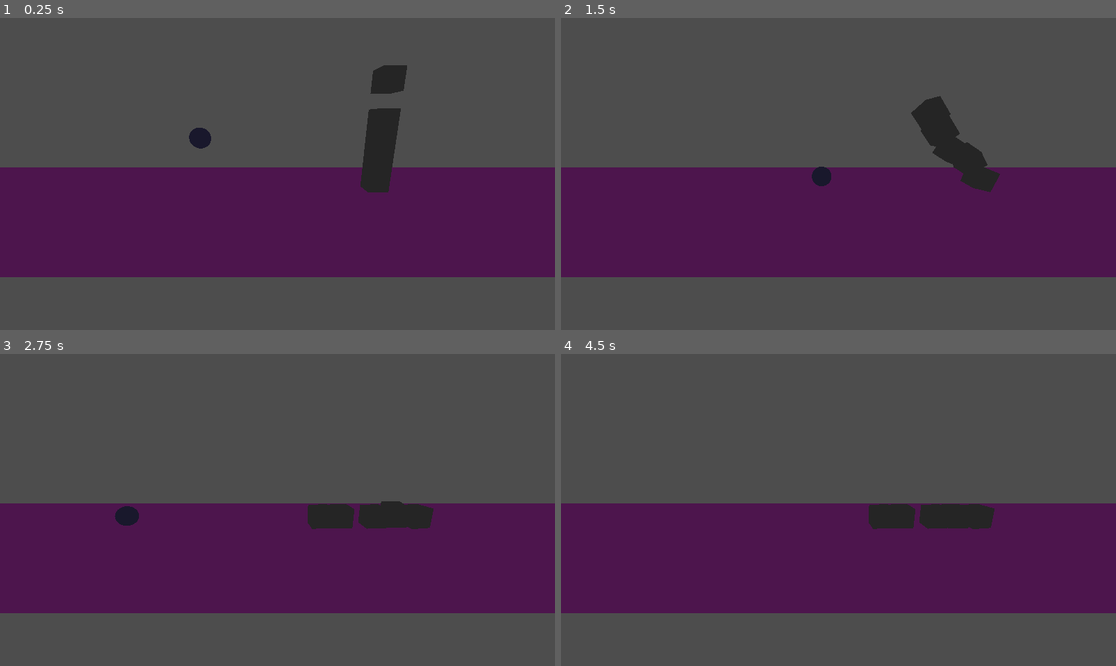
Above: before the commit, frames 1-4 (two rows, left to right).
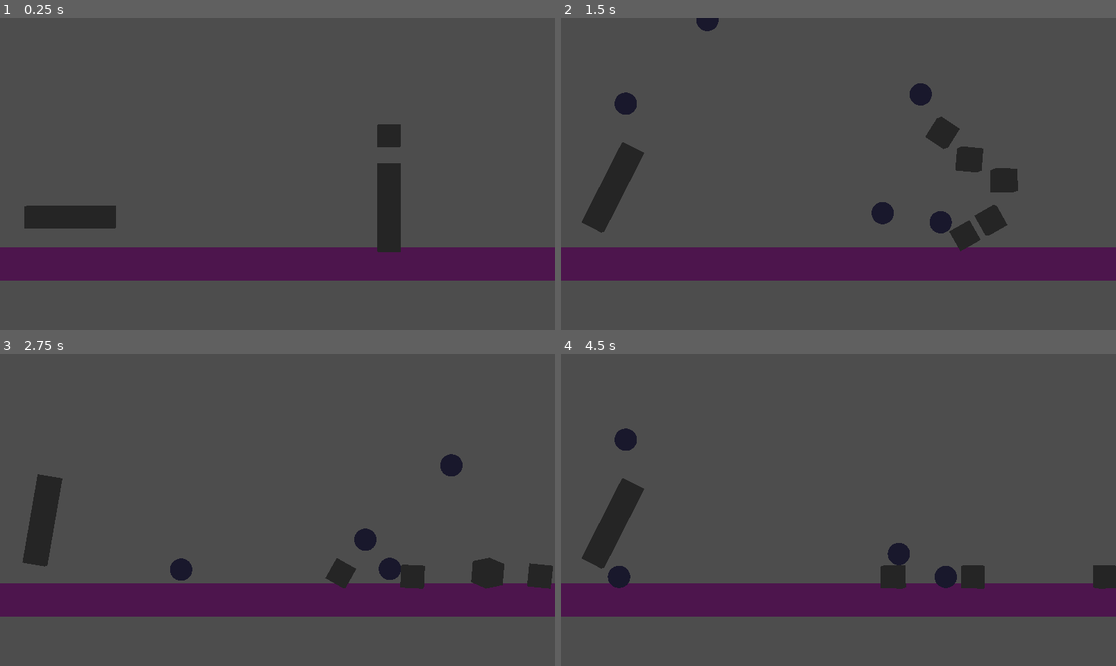
Above: after the commit, the same moments.

Repository: Daflotes/Game-Jam-March-2024
Game: Godot game, scene res://level.tscn
The game is run twice, just before and just after one commit, with the same random seed, the same clock (stepped at 60 frames per second) and the same inputs.
Inputs:
- Up to frame 1 (0.25 s): no input
- Up to frame 2 (1.5 s): tap Enter (ui_accept) at 0.5, 0.6, 0.77, 1.07, 1.35 s; hold Up (ui_up) 0.53-1.28 s; hold Down (ui_down) from 1.28 s (still down)
- Up to frame 3 (2.75 s): tap Enter (ui_accept) at 1.52, 1.82, 2.1 s; release Down (ui_down) at 2.03 s; hold Up (ui_up) from 2.03 s (still down)
- Up to frame 4 (4.5 s): tap Enter (ui_accept) at 2.85, 3.02, 3.32, 3.6, 3.77, 4.07, 4.35 s; release Up (ui_up) at 3.53 s; hold Down (ui_down) from 3.53 s (still down)

The runs differ from the first frame. In frame 1, 28% of the frame differs, in the area x 0-100%, y 15-85%; in frame 2, 28%, in the area x 0-100%, y 0-85%; in frame 3, 28%; in frame 4, 28%.

Commit message:
cannon fire

Diff:
--- /dev/null
+++ b/Cannon.gd
@@ -0,0 +1,23 @@
+extends Node3D
+@onready var root_scene = get_tree().get_root()
+@onready var pivot_point = get_node("PivotPoint")
+@onready var shoot_from_point = get_node("PivotPoint/Barrel/ShootFromPoint")
+
+var unit_scene = preload("res://unit.tscn")
+var cannon_angle = 0
+
+@export var angle_change_per_second = 2
+@export var cannon_power = 20 #magnitude of unit velocity
+
+func _physics_process(delta):
+	if Input.is_action_pressed("ui_up"):
+		pivot_point.rotation.z += angle_change_per_second*delta
+	if Input.is_action_pressed("ui_down"):
+		pivot_point.rotation.z -= angle_change_per_second*delta
+
+	if Input.is_action_just_pressed("ui_accept"):
+		var unit_instance = unit_scene.instantiate()
+		unit_instance.position = shoot_from_point.global_position
+		var shoot_vector = Vector3(1,0,0).rotated(Vector3(0,0,1), pivot_point.rotation.z)
+		unit_instance.linear_velocity = shoot_vector*cannon_power
+		root_scene.add_child(unit_instance)
--- a/level.tscn
+++ b/level.tscn
@@ -1,14 +1,9 @@
-[gd_scene load_steps=11 format=3 uid="uid://deev8dkuei7c6"]
+[gd_scene load_steps=9 format=3 uid="uid://deev8dkuei7c6"]
 
-[sub_resource type="PhysicsMaterial" id="PhysicsMaterial_0l57v"]
-bounce = 0.7
+[ext_resource type="Script" path="res://Cannon.gd" id="1_ka8xj"]
 
-[sub_resource type="SphereShape3D" id="SphereShape3D_5lxua"]
-
-[sub_resource type="SphereMesh" id="SphereMesh_4n3ev"]
-
-[sub_resource type="StandardMaterial3D" id="StandardMaterial3D_e1nwk"]
-albedo_color = Color(0.4, 0.392157, 0.627451, 1)
+[sub_resource type="BoxMesh" id="BoxMesh_ecp7n"]
+size = Vector3(4, 1, 1)
 
 [sub_resource type="BoxShape3D" id="BoxShape3D_e3avj"]
 size = Vector3(50, 1, 10)
@@ -27,22 +22,25 @@
 
 [node name="Level" type="Node3D"]
 
+[node name="Cannon" type="Node3D" parent="."]
+transform = Transform3D(1, 0, 0, 0, 1, 0, 0, 0, 1, -10.7996, 2.06074, 0)
+script = ExtResource("1_ka8xj")
+
+[node name="PivotPoint" type="Node3D" parent="Cannon"]
+
+[node name="Barrel" type="MeshInstance3D" parent="Cannon/PivotPoint"]
+transform = Transform3D(1, 0, 0, 0, 1, 0, 0, 0, 1, 1.5, 0, 0)
+mesh = SubResource("BoxMesh_ecp7n")
+skeleton = NodePath("../..")
+
+[node name="ShootFromPoint" type="Node3D" parent="Cannon/PivotPoint/Barrel"]
+transform = Transform3D(1, 0, 0, 0, 1, 0, 0, 0, 1, 1.5, 0, 0)
+
 [node name="Camera3D" type="Camera3D" parent="."]
-transform = Transform3D(1, 0, 0, 0, 0.965926, 0.258819, 0, -0.258819, 0.965926, 0, 4, 10)
+transform = Transform3D(1, 0, 0, 0, 1, 0, 0, 0, 1, 0, 4, 80)
 current = true
-
-[node name="Unit" type="RigidBody3D" parent="."]
-transform = Transform3D(1, 0, 0, 0, 1, 0, 0, 0, 1, -8.36199, 3.41152, 0)
-axis_lock_linear_z = true
-physics_material_override = SubResource("PhysicsMaterial_0l57v")
-linear_velocity = Vector3(20, 0, 0)
-
-[node name="CollisionShape3D" type="CollisionShape3D" parent="Unit"]
-shape = SubResource("SphereShape3D_5lxua")
-
-[node name="MeshInstance3D" type="MeshInstance3D" parent="Unit"]
-mesh = SubResource("SphereMesh_4n3ev")
-surface_material_override/0 = SubResource("StandardMaterial3D_e1nwk")
+fov = 10.0
+size = 0.3
 
 [node name="Floor" type="StaticBody3D" parent="."]
 
--- /dev/null
+++ b/unit.tscn
@@ -0,0 +1,23 @@
+[gd_scene load_steps=5 format=3 uid="uid://cbpxvaall2xca"]
+
+[sub_resource type="PhysicsMaterial" id="PhysicsMaterial_0l57v"]
+bounce = 0.7
+
+[sub_resource type="SphereShape3D" id="SphereShape3D_5lxua"]
+
+[sub_resource type="SphereMesh" id="SphereMesh_4n3ev"]
+
+[sub_resource type="StandardMaterial3D" id="StandardMaterial3D_e1nwk"]
+albedo_color = Color(0.4, 0.392157, 0.627451, 1)
+
+[node name="Unit" type="RigidBody3D"]
+transform = Transform3D(1, 0, 0, 0, 1, 0, 0, 0, 1, -8.36199, 3.41152, 0)
+axis_lock_linear_z = true
+physics_material_override = SubResource("PhysicsMaterial_0l57v")
+
+[node name="CollisionShape3D" type="CollisionShape3D" parent="."]
+shape = SubResource("SphereShape3D_5lxua")
+
+[node name="MeshInstance3D" type="MeshInstance3D" parent="."]
+mesh = SubResource("SphereMesh_4n3ev")
+surface_material_override/0 = SubResource("StandardMaterial3D_e1nwk")
